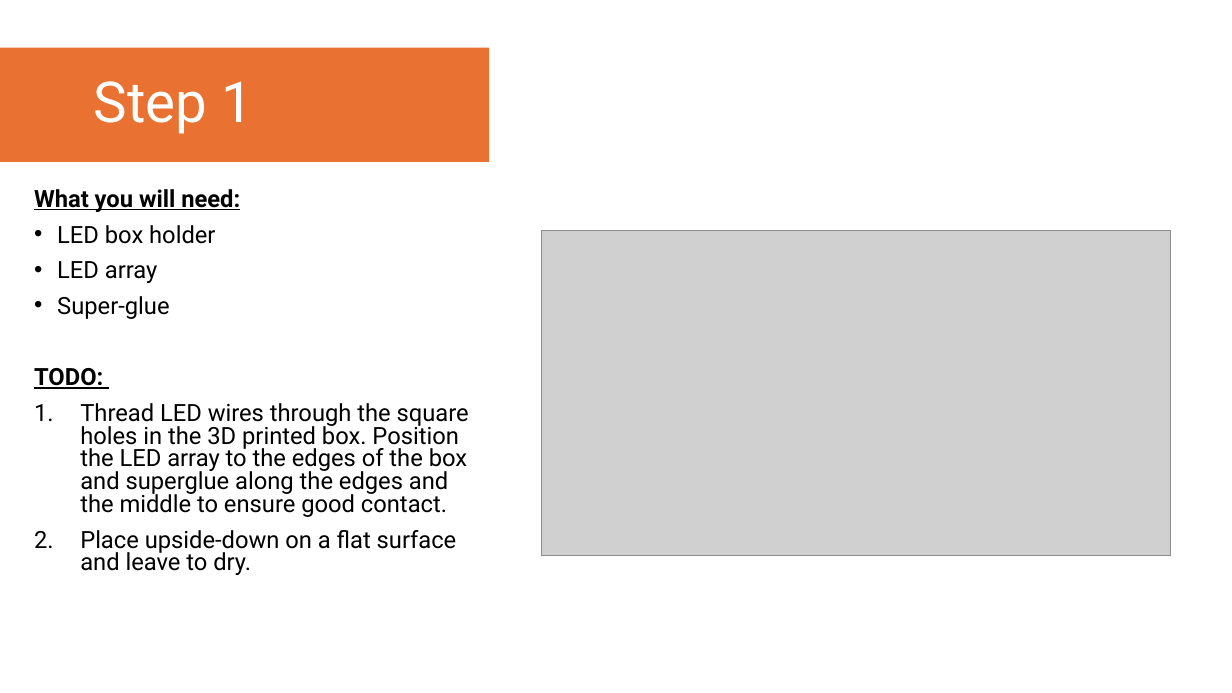
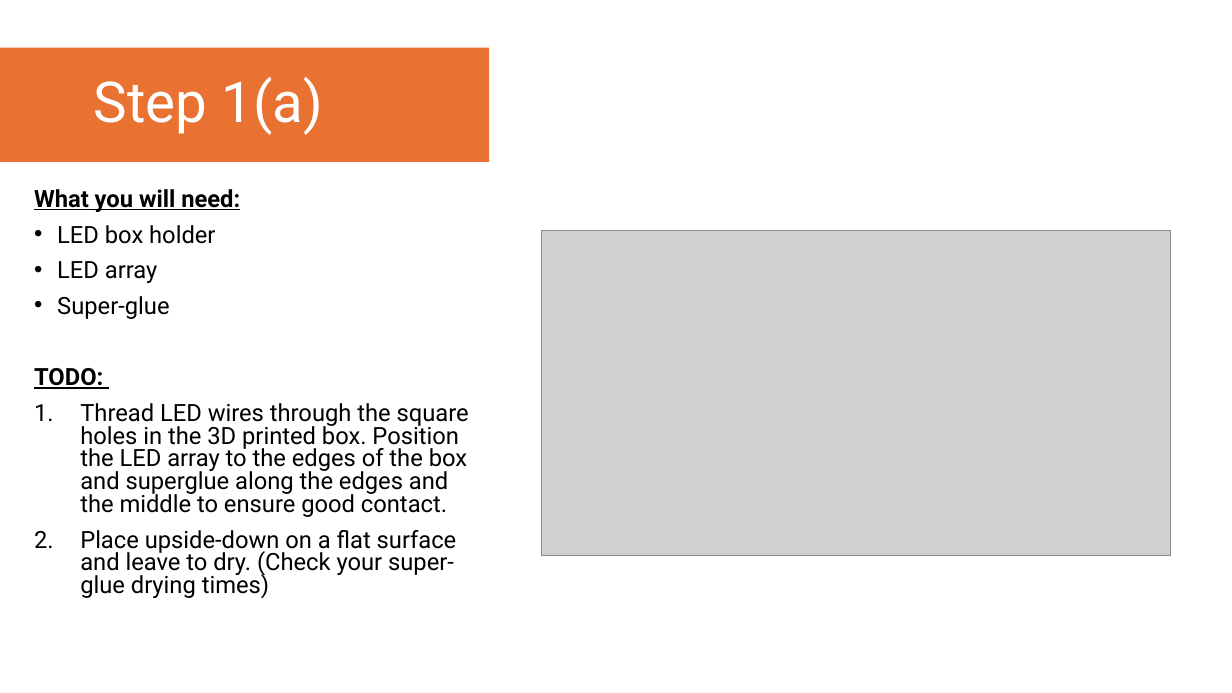
Before and after one commit to YoItsLewis/Open-Fourier-Ptychographic-Microscopy, a slide deck: slide 5 of Assembly Instructions/OpenFPM - Illuminator Assembly Instructions.pptx. Drawn at 1232x693 pixels with LibreOffice and Linux fonts; fonts in the diff are those of the drawing; grey boxes stand for pictures. Boxes give left, top, right and bottom in pixels: in the first picture for what was removed or moved away, otherwise in the second. Text is boxed around its words. In the diff, an @@ line names an element or a change of style, - is before the commit and + after.

```diff
--- a/Assembly Instructions/OpenFPM - Illuminator Assembly Instructions.pptx
+++ b/Assembly Instructions/OpenFPM - Illuminator Assembly Instructions.pptx
@@ title at <box>94,77,322,135</box>: text changed @@
-Step 1
+Step 1(a)
@@ text at <box>80,530,457,598</box>: text changed @@
-2. Place upside-down on a flat surface and leave to dry.
+2. Place upside-down on a flat surface and leave to dry. (Check your super-glue drying times)
```
Also in this commit, not shown: 20 other slides changed, 3 slides removed, 31 other files.
